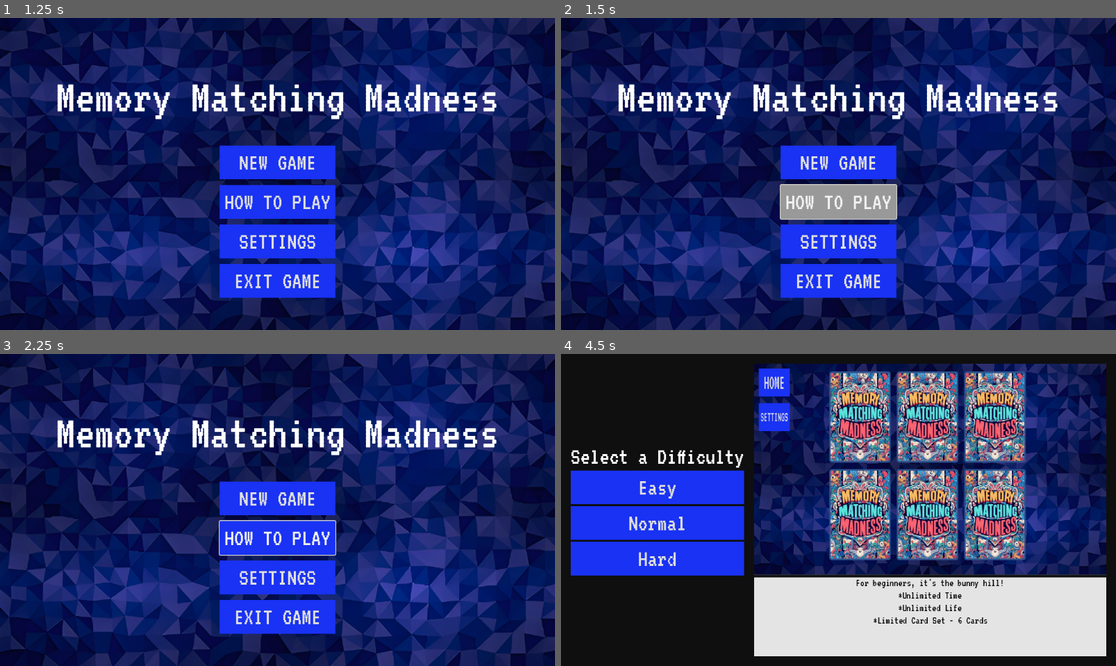
Above: before the commit, frames 1-4 (two rows, left to right).
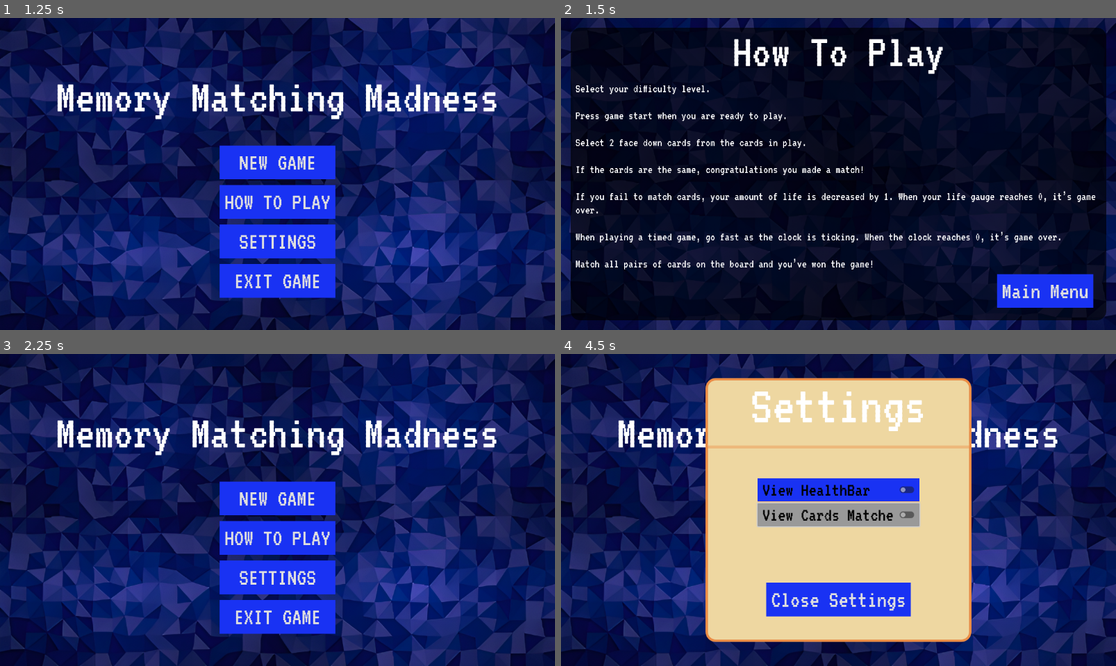
Above: after the commit, the same moments.

Repository: BeesOffRice/Software-Engineering-Project
Game: Godot game, scene res://Scenes/start.tscn
Same seed, same stepped clock (60 frames per second), same inputs: the game is played once before the commit and once after it.
Inputs (mouse positions are in pixels of both pictures, inside the frame that each line leads up to):
- Up to frame 1 (1.25 s): click "START" at 0.5 s
- Up to frame 2 (1.5 s): click "HOW TO PLAY" at 1.25 s
- Up to frame 3 (2.25 s): click (482, 628) at 2 s, where only the run after the commit has a clickable "Main Menu"
- Up to frame 4 (4.5 s): click "SETTINGS" at 2.75 s; click (838, 491) at 3.5 s, where only the run after the commit has a clickable "View HealthBar"; click (838, 516) at 4.25 s, where only the run after the commit has a clickable "View Cards Matched"

Frame 1 is identical in both runs. In frame 2, 90% of the frame differs, in the area x 1-99%, y 3-97%; in frame 3, 0.2%; in frame 4, 93%, in the area x 0-100%, y 0-100%.

Commit message:
Added remaining base requirements
*Players receive a warning when returning to the home scene

*Players now have the option to toggle score and health displays

*How To Play page has been added

Diff:
--- /dev/null
+++ b/Memory Matching Madness/Scenes/HowToPlay.tscn
@@ -0,0 +1,102 @@
+[gd_scene load_steps=5 format=3 uid="uid://q4glhw6fk8wy"]
+
+[ext_resource type="Script" path="res://scripts/HowToPlay.gd" id="1_a4lsa"]
+[ext_resource type="Texture2D" uid="uid://fab1s6cuanak" path="res://Assets/background.png" id="1_s7qea"]
+[ext_resource type="Theme" uid="uid://daiaoav5l0g38" path="res://Theme.tres" id="2_xrm7a"]
+
+[sub_resource type="StyleBoxFlat" id="StyleBoxFlat_ya810"]
+bg_color = Color(0, 0, 0, 0.631373)
+corner_radius_top_left = 20
+corner_radius_top_right = 20
+corner_radius_bottom_right = 20
+corner_radius_bottom_left = 20
+
+[node name="HowToPlay" type="Control"]
+layout_mode = 3
+anchors_preset = 15
+anchor_right = 1.0
+anchor_bottom = 1.0
+grow_horizontal = 2
+grow_vertical = 2
+script = ExtResource("1_a4lsa")
+
+[node name="TextureRect" type="TextureRect" parent="."]
+layout_mode = 1
+anchors_preset = 15
+anchor_right = 1.0
+anchor_bottom = 1.0
+grow_horizontal = 2
+grow_vertical = 2
+texture = ExtResource("1_s7qea")
+
+[node name="MarginContainer" type="MarginContainer" parent="TextureRect"]
+layout_mode = 1
+anchors_preset = 15
+anchor_right = 1.0
+anchor_bottom = 1.0
+grow_horizontal = 2
+grow_vertical = 2
+theme_override_constants/margin_left = 20
+theme_override_constants/margin_top = 20
+theme_override_constants/margin_right = 20
+theme_override_constants/margin_bottom = 20
+
+[node name="Panel" type="Panel" parent="TextureRect/MarginContainer"]
+layout_mode = 2
+theme_override_styles/panel = SubResource("StyleBoxFlat_ya810")
+
+[node name="VBoxContainer" type="VBoxContainer" parent="TextureRect/MarginContainer"]
+layout_mode = 2
+theme = ExtResource("2_xrm7a")
+
+[node name="Title" type="Label" parent="TextureRect/MarginContainer/VBoxContainer"]
+layout_mode = 2
+theme_override_font_sizes/font_size = 100
+text = "How To Play"
+horizontal_alignment = 1
+
+[node name="MarginContainer" type="MarginContainer" parent="TextureRect/MarginContainer/VBoxContainer"]
+layout_mode = 2
+size_flags_vertical = 3
+theme_override_constants/margin_left = 10
+theme_override_constants/margin_top = 10
+theme_override_constants/margin_right = 10
+theme_override_constants/margin_bottom = 10
+
+[node name="Label" type="Label" parent="TextureRect/MarginContainer/VBoxContainer/MarginContainer"]
+layout_mode = 2
+size_flags_vertical = 3
+theme_override_font_sizes/font_size = 25
+text = "Select your difficulty level.
+
+Press game start when you are ready to play.
+
+Select 2 face down cards from the cards in play.
+
+If the cards are the same, congratulations you made a match!
+
+If you fail to match cards, your amount of life is decreased by 1. When your life gauge reaches 0, it’s game over.
+
+When playing a timed game, go fast as the clock is ticking. When the clock reaches 0, it’s game over.
+
+Match all pairs of cards on the board and you’ve won the game!
+                 "
+autowrap_mode = 2
+
+[node name="Button" type="Button" parent="."]
+layout_mode = 1
+anchors_preset = 3
+anchor_left = 1.0
+anchor_top = 1.0
+anchor_right = 1.0
+anchor_bottom = 1.0
+offset_left = -247.0
+offset_top = -116.0
+offset_right = -47.0
+offset_bottom = -46.0
+grow_horizontal = 0
+grow_vertical = 0
+theme = ExtResource("2_xrm7a")
+text = "Main Menu"
+
+[connection signal="pressed" from="Button" to="." method="_on_button_pressed"]
--- /dev/null
+++ b/Memory Matching Madness/Scenes/SettingsPage.tscn
@@ -0,0 +1,121 @@
+[gd_scene load_steps=5 format=3 uid="uid://cf251x3jljtha"]
+
+[ext_resource type="Script" path="res://scripts/SettingsPage.gd" id="1_2gy06"]
+[ext_resource type="FontFile" uid="uid://k0qx5ptaveo4" path="res://Assets/VT323-Regular.ttf" id="1_xkorb"]
+
+[sub_resource type="StyleBoxFlat" id="StyleBoxFlat_r56j3"]
+bg_color = Color(0.933333, 0.843137, 0.631373, 1)
+border_width_left = 5
+border_width_top = 5
+border_width_right = 5
+border_width_bottom = 5
+border_color = Color(0.921569, 0.552941, 0.27451, 1)
+corner_radius_top_left = 20
+corner_radius_top_right = 20
+corner_radius_bottom_right = 20
+corner_radius_bottom_left = 20
+
+[sub_resource type="StyleBoxFlat" id="StyleBoxFlat_m2gga"]
+bg_color = Color(0.921569, 0.552941, 0.27451, 1)
+border_width_left = 3
+border_width_top = 3
+border_width_right = 3
+border_width_bottom = 3
+border_color = Color(0.921569, 0.552941, 0.27451, 0.415686)
+
+[node name="SettingsPage" type="Control" node_paths=PackedStringArray("healthOpt", "cardOpt")]
+process_mode = 2
+layout_mode = 3
+anchors_preset = 15
+anchor_right = 1.0
+anchor_bottom = 1.0
+grow_horizontal = 2
+grow_vertical = 2
+size_flags_horizontal = 0
+script = ExtResource("1_2gy06")
+healthOpt = NodePath("MarginContainer/SettingsContainer/Option Margin/OptionsContainer/HealthBar")
+cardOpt = NodePath("MarginContainer/SettingsContainer/Option Margin/OptionsContainer/CardCount")
+
+[node name="MarginContainer" type="MarginContainer" parent="."]
+layout_mode = 1
+anchors_preset = 15
+anchor_right = 1.0
+anchor_bottom = 1.0
+grow_horizontal = 2
+grow_vertical = 2
+pivot_offset = Vector2(1287, 154)
+theme_override_constants/margin_left = 300
+theme_override_constants/margin_top = 50
+theme_override_constants/margin_right = 300
+theme_override_constants/margin_bottom = 50
+
+[node name="Panel" type="Panel" parent="MarginContainer"]
+layout_mode = 2
+theme_override_styles/panel = SubResource("StyleBoxFlat_r56j3")
+
+[node name="SettingsContainer" type="VBoxContainer" parent="MarginContainer"]
+layout_mode = 2
+theme_override_constants/separation = 26
+
+[node name="SettingsTitle" type="Label" parent="MarginContainer/SettingsContainer"]
+layout_mode = 2
+theme_override_fonts/font = ExtResource("1_xkorb")
+theme_override_font_sizes/font_size = 114
+text = "Settings"
+horizontal_alignment = 1
+autowrap_mode = 2
+
+[node name="HSeparator" type="HSeparator" parent="MarginContainer/SettingsContainer"]
+layout_mode = 2
+theme_override_styles/separator = SubResource("StyleBoxFlat_m2gga")
+
+[node name="Option Margin" type="MarginContainer" parent="MarginContainer/SettingsContainer"]
+layout_mode = 2
+size_flags_horizontal = 4
+size_flags_vertical = 6
+theme_override_constants/margin_left = 20
+theme_override_constants/margin_right = 20
+
+[node name="ColorRect" type="ColorRect" parent="MarginContainer/SettingsContainer/Option Margin"]
+layout_mode = 2
+color = Color(0.921569, 0.552941, 0.27451, 0.415686)
+
+[node name="OptionsContainer" type="VBoxContainer" parent="MarginContainer/SettingsContainer/Option Margin"]
+layout_mode = 2
+
+[node name="HealthBar" type="CheckButton" parent="MarginContainer/SettingsContainer/Option Margin/OptionsContainer"]
+layout_mode = 2
+theme_override_colors/font_color = Color(0, 0, 0, 1)
+theme_override_colors/font_pressed_color = Color(0, 0, 0, 1)
+theme_override_colors/font_hover_color = Color(0, 0, 0, 1)
+theme_override_colors/font_hover_pressed_color = Color(0, 0, 0, 1)
+theme_override_colors/font_focus_color = Color(0, 0, 0, 1)
+theme_override_colors/font_disabled_color = Color(0, 0, 0, 1)
+theme_override_colors/font_outline_color = Color(0, 0, 0, 1)
+theme_override_fonts/font = ExtResource("1_xkorb")
+theme_override_font_sizes/font_size = 40
+text = "View HealthBar"
+
+[node name="CardCount" type="CheckButton" parent="MarginContainer/SettingsContainer/Option Margin/OptionsContainer"]
+layout_mode = 2
+theme_override_colors/font_color = Color(0, 0, 0, 1)
+theme_override_colors/font_pressed_color = Color(0, 0, 0, 1)
+theme_override_colors/font_hover_color = Color(0, 0, 0, 1)
+theme_override_colors/font_hover_pressed_color = Color(0, 0, 0, 1)
+theme_override_colors/font_focus_color = Color(0, 0, 0, 1)
+theme_override_colors/font_disabled_color = Color(0, 0, 0, 1)
+theme_override_colors/font_outline_color = Color(0, 0, 0, 1)
+theme_override_fonts/font = ExtResource("1_xkorb")
+theme_override_font_sizes/font_size = 40
+text = "View Cards Matched"
+
+[node name="CloseSettingsBtn" type="Button" parent="MarginContainer/SettingsContainer"]
+layout_mode = 2
+size_flags_horizontal = 4
+size_flags_vertical = 6
+theme_override_fonts/font = ExtResource("1_xkorb")
+theme_override_font_sizes/font_size = 50
+text = "Close Settings
+"
+
+[connection signal="pressed" from="MarginContainer/SettingsContainer/CloseSettingsBtn" to="." method="_on_close_settings_btn_pressed"]
--- a/Memory Matching Madness/Scenes/difficulty.tscn
+++ b/Memory Matching Madness/Scenes/difficulty.tscn
@@ -8,6 +8,9 @@
 [ext_resource type="PackedScene" uid="uid://bv1xyji1r01xl" path="res://Scenes/HealthBar.tscn" id="5_rrloi"]
 [ext_resource type="Theme" uid="uid://daiaoav5l0g38" path="res://Theme.tres" id="6_7xdxo"]
 [ext_resource type="Script" path="res://scripts/HardTimer.gd" id="6_mcgrc"]
+[ext_resource type="PackedScene" uid="uid://boj8kyi0vdy1n" path="res://Scenes/home_alert.tscn" id="9_v7y3y"]
+[ext_resource type="PackedScene" uid="uid://cf251x3jljtha" path="res://Scenes/SettingsPage.tscn" id="10_dcqou"]
+[ext_resource type="Script" path="res://scripts/CardCount.gd" id="11_1mp3q"]
 
 [sub_resource type="GDScript" id="GDScript_q0h8r"]
 script/source = "extends VBoxContainer
@@ -101,6 +104,38 @@
 theme_override_font_sizes/font_size = 50
 text = "SETTINGS"
 
+[node name="HomeAlert" parent="." instance=ExtResource("9_v7y3y")]
+visible = false
+
+[node name="SettingsPage" parent="." instance=ExtResource("10_dcqou")]
+pivot_offset = Vector2(-713, 309)
+
+[node name="CardCount" type="HBoxContainer" parent="."]
+anchors_preset = 3
+anchor_left = 1.0
+anchor_top = 1.0
+anchor_right = 1.0
+anchor_bottom = 1.0
+offset_left = -118.0
+offset_top = -53.0
+offset_right = -9.0
+offset_bottom = -8.0
+grow_horizontal = 0
+grow_vertical = 0
+script = ExtResource("11_1mp3q")
+
+[node name="CardCountLabel" type="Label" parent="CardCount"]
+layout_mode = 2
+theme_override_font_sizes/font_size = 30
+text = "Score:"
+
+[node name="ScoreLabel" type="Label" parent="CardCount"]
+layout_mode = 2
+theme_override_font_sizes/font_size = 30
+text = "0"
+
 [connection signal="timeout" from="HardTimer" to="." method="_on_hard_timer_timeout"]
 [connection signal="pressed" from="GameUIButtons/HomeBtn" to="." method="_on_home_btn_pressed"]
 [connection signal="pressed" from="GameUIButtons/SettingsBtn" to="." method="_on_settings_btn_pressed"]
+[connection signal="AlertBtnPress" from="HomeAlert" to="." method="_on_home_alert_alert_btn_press"]
+[connection signal="SettingsBtnPress" from="SettingsPage" to="." method="_on_settings_page_settings_btn_press"]
--- /dev/null
+++ b/Memory Matching Madness/Scenes/home_alert.tscn
@@ -0,0 +1,78 @@
+[gd_scene load_steps=3 format=3 uid="uid://boj8kyi0vdy1n"]
+
+[ext_resource type="Theme" uid="uid://daiaoav5l0g38" path="res://Theme.tres" id="1_inbnk"]
+[ext_resource type="Script" path="res://scripts/home_alert.gd" id="2_yymwt"]
+
+[node name="HomeAlert" type="Control"]
+process_mode = 2
+layout_mode = 3
+anchors_preset = 15
+anchor_right = 1.0
+anchor_bottom = 1.0
+grow_horizontal = 2
+grow_vertical = 2
+theme = ExtResource("1_inbnk")
+script = ExtResource("2_yymwt")
+
+[node name="ColorRect" type="ColorRect" parent="."]
+layout_mode = 1
+anchors_preset = 8
+anchor_left = 0.5
+anchor_top = 0.5
+anchor_right = 0.5
+anchor_bottom = 0.5
+offset_left = -20.0
+offset_top = -20.0
+offset_right = 20.0
+offset_bottom = 20.0
+grow_horizontal = 2
+grow_vertical = 2
+scale = Vector2(10.0979, 13.0477)
+pivot_offset = Vector2(20, 20)
+
+[node name="VBoxContainer" type="VBoxContainer" parent="."]
+layout_mode = 1
+anchors_preset = 15
+anchor_right = 1.0
+anchor_bottom = 1.0
+offset_left = 381.0
+offset_top = 67.0
+offset_right = 381.0
+offset_bottom = 134.0
+grow_horizontal = 2
+grow_vertical = 2
+scale = Vector2(0.3377, 0.704104)
+
+[node name="Label" type="Label" parent="VBoxContainer"]
+layout_mode = 2
+theme_override_colors/font_color = Color(0, 0, 0, 1)
+theme_override_font_sizes/font_size = 291
+text = "Warning"
+horizontal_alignment = 1
+
+[node name="Message" type="Label" parent="VBoxContainer"]
+layout_mode = 2
+size_flags_vertical = 6
+theme_override_colors/font_color = Color(0, 0, 0, 1)
+text = "You will lose all your game progress, would you like to continue to the main menu?"
+horizontal_alignment = 1
+autowrap_mode = 2
+
+[node name="HBoxContainer" type="HBoxContainer" parent="VBoxContainer"]
+layout_mode = 2
+size_flags_vertical = 2
+size_flags_stretch_ratio = 2.15
+alignment = 1
+
+[node name="Yes" type="Button" parent="VBoxContainer/HBoxContainer"]
+layout_mode = 2
+size_flags_horizontal = 3
+text = "Yes"
+
+[node name="No" type="Button" parent="VBoxContainer/HBoxContainer"]
+layout_mode = 2
+size_flags_horizontal = 3
+text = "No"
+
+[connection signal="pressed" from="VBoxContainer/HBoxContainer/Yes" to="." method="_on_yes_pressed"]
+[connection signal="pressed" from="VBoxContainer/HBoxContainer/No" to="." method="_on_no_pressed"]
--- a/Memory Matching Madness/Scenes/mainMenu.tscn
+++ b/Memory Matching Madness/Scenes/mainMenu.tscn
@@ -1,9 +1,10 @@
-[gd_scene load_steps=5 format=3 uid="uid://btqme6oqe5htg"]
+[gd_scene load_steps=6 format=3 uid="uid://btqme6oqe5htg"]
 
 [ext_resource type="Theme" uid="uid://daiaoav5l0g38" path="res://Theme.tres" id="1_xn6n0"]
 [ext_resource type="Script" path="res://scripts/mainMenu.gd" id="2_0xx6u"]
 [ext_resource type="Script" path="res://scripts/exitButton.gd" id="2_wm00h"]
 [ext_resource type="Texture2D" uid="uid://fab1s6cuanak" path="res://Assets/background.png" id="3_aqhuc"]
+[ext_resource type="PackedScene" uid="uid://cf251x3jljtha" path="res://Scenes/SettingsPage.tscn" id="5_dcajn"]
 
 [node name="MainMenu" type="Control"]
 layout_mode = 3
@@ -72,5 +73,11 @@
 text = "EXIT GAME"
 script = ExtResource("2_wm00h")
 
+[node name="SettingsPage" parent="." instance=ExtResource("5_dcajn")]
+layout_mode = 1
+
 [connection signal="pressed" from="MarginContainer/VBoxContainer/MenuButtons/New Game" to="." method="_on_new_game_pressed"]
+[connection signal="pressed" from="MarginContainer/VBoxContainer/MenuButtons/How To Play" to="." method="_on_how_to_play_pressed"]
+[connection signal="pressed" from="MarginContainer/VBoxContainer/MenuButtons/Settings" to="." method="_on_settings_pressed"]
 [connection signal="pressed" from="MarginContainer/VBoxContainer/MenuButtons/Exit Game" to="MarginContainer/VBoxContainer/MenuButtons/Exit Game" method="_on_pressed"]
+[connection signal="SettingsBtnPress" from="SettingsPage" to="." method="_on_settings_page_settings_btn_press"]
--- a/Memory Matching Madness/project.godot
+++ b/Memory Matching Madness/project.godot
@@ -18,6 +18,11 @@
 [autoload]
 
 Textures="*res://scripts/Textures.gd"
+Settings="*res://scripts/Settings.gd"
+
+[display]
+
+window/subwindows/embed_subwindows=false
 
 [rendering]
 
--- /dev/null
+++ b/Memory Matching Madness/scripts/CardCount.gd
@@ -0,0 +1,9 @@
+extends HBoxContainer
+
+
+# Called every frame. 'delta' is the elapsed time since the previous frame.
+func _process(_delta):
+	if(Settings.cardSetting):
+		show()
+	else:
+		hide()
--- a/Memory Matching Madness/scripts/HealthBar.gd
+++ b/Memory Matching Madness/scripts/HealthBar.gd
@@ -13,6 +13,10 @@
 
 # Called every frame. 'delta' is the elapsed time since the previous frame.
 func _process(delta):
+	if(Settings.healthSetting):
+		show()
+	else:
+		hide()
 	changeBarColor()
 
 
--- /dev/null
+++ b/Memory Matching Madness/scripts/HowToPlay.gd
@@ -0,0 +1,17 @@
+extends Control
+
+signal SwitchScene
+
+# Called when the node enters the scene tree for the first time.
+func _ready():
+	pass # Replace with function body.
+
+
+# Called every frame. 'delta' is the elapsed time since the previous frame.
+func _process(delta):
+	pass
+
+
+
+func _on_button_pressed():
+	SwitchScene.emit("MainMenu")
--- a/Memory Matching Madness/scripts/SceneSwitcher.gd
+++ b/Memory Matching Madness/scripts/SceneSwitcher.gd
@@ -55,6 +55,9 @@
 			currentScene.queue_free()
 			currentScene = newScene
 			currentScene.setLevel("hard")
-		"Settings":
-			#TODO implement a settings scene
-			pass
+		"HowToPlay":
+			newScene = load("res://Scenes/HowToPlay.tscn").instantiate()
+			add_child(newScene)
+			newScene.SwitchScene.connect(_on_scene_switch)
+			currentScene.queue_free()
+			currentScene = newScene
--- /dev/null
+++ b/Memory Matching Madness/scripts/Settings.gd
@@ -0,0 +1,4 @@
+extends Node
+
+var healthSetting = true
+var cardSetting = true
--- /dev/null
+++ b/Memory Matching Madness/scripts/SettingsPage.gd
@@ -0,0 +1,20 @@
+extends Control
+signal SettingsBtnPress
+@export var healthOpt : CheckButton
+@export var cardOpt : CheckButton
+
+# Called when the node enters the scene tree for the first time.
+func _ready():
+	healthOpt.button_pressed = Settings.healthSetting
+	cardOpt.button_pressed = Settings.cardSetting
+	hide()
+	#show()
+
+func _process(_delta):
+	pass
+
+func _on_close_settings_btn_pressed():
+	Settings.healthSetting=healthOpt.button_pressed
+	Settings.cardSetting=cardOpt.button_pressed
+	hide()
+	SettingsBtnPress.emit()
--- a/Memory Matching Madness/scripts/difficulty.gd
+++ b/Memory Matching Madness/scripts/difficulty.gd
@@ -1,3 +1,4 @@
+#This class handles the game mechanics
 extends Node
 
 class_name Difficulty
@@ -15,6 +16,7 @@
 
 signal GameOver
 signal NotMatched
+signal ScoreUpdated
 signal MaxCardsFlipped
 
 #spawns all of the cards in
@@ -56,6 +58,7 @@
 	setAllCanFlip(false)
 	if checkMatch():
 		score+=1
+		ScoreUpdated.emit(score)
 		#destroys cards and resets the flipped counter
 		await get_tree().create_timer(0.5).timeout
 		for c in cards:
--- a/Memory Matching Madness/scripts/difficultyController.gd
+++ b/Memory Matching Madness/scripts/difficultyController.gd
@@ -1,5 +1,5 @@
+#This class handles all of the game UI updates and button presses
 extends Node
-
 var levels :Dictionary = {}
 var currentLevel : String
 var gameResults : String
@@ -7,7 +7,7 @@
 # Called when the node enters the scene tree for the first time.
 func _ready():
 	for child in get_children():
-		if child != $Background and child != $GameUIButtons:
+		if child != $Background and child != $GameUIButtons and child!=$HomeAlert and child != $SettingsPage and child!=$CardCount:
 			levels[child.name.to_lower()] = child
 			self.remove_child(child)
 
@@ -21,6 +21,10 @@
 	var difficulty = levels[lvlName]
 	self.add_child(difficulty)
 	difficulty.NotMatched.connect(_on_not_matched)
+	difficulty.ScoreUpdated.connect(_on_score_updated)
+
+	if(lvlName=="easy"):
+		$SettingsPage.healthOpt.disabled=true
 
 	#if the difficulty isn't easy, add a healthbar and set its values
 	if(lvlName!="easy"):
@@ -34,6 +38,7 @@
 		timer.start()
 
 	difficulty.GameOver.connect(_on_game_over)
+	$HomeAlert.move_to_front()
 
 func _on_not_matched(lvl,value):
 	#if health bar exists, update the health bar
@@ -54,8 +59,26 @@
 
 
 func _on_settings_btn_pressed():
-	SwitchScene.emit("Settings")
+	$SettingsPage.move_to_front()
+	get_tree().paused=true
+	$SettingsPage.show()
 
 
 func _on_home_btn_pressed():
-	SwitchScene.emit("MainMenu")
+	get_tree().paused = true
+	$HomeAlert.show()
+	#SwitchScene.emit("MainMenu")
+
+
+func _on_home_alert_alert_btn_press(btn):
+	get_tree().paused = false
+	if(btn == "yes"):
+		print(btn)
+		SwitchScene.emit("MainMenu")
+
+
+func _on_settings_page_settings_btn_press():
+	get_tree().paused=false
+
+func _on_score_updated(score):
+	$CardCount/ScoreLabel.text = str(score)
--- /dev/null
+++ b/Memory Matching Madness/scripts/home_alert.gd
@@ -0,0 +1,20 @@
+extends Control
+signal AlertBtnPress
+
+# Called when the node enters the scene tree for the first time.
+func _ready():
+	hide()
+
+
+# Called every frame. 'delta' is the elapsed time since the previous frame.
+func _process(delta):
+	pass
+
+
+func _on_no_pressed():
+	AlertBtnPress.emit("no")
+	hide()
+
+
+func _on_yes_pressed():
+	AlertBtnPress.emit("yes")
--- a/Memory Matching Madness/scripts/mainMenu.gd
+++ b/Memory Matching Madness/scripts/mainMenu.gd
@@ -14,3 +14,16 @@
 
 func _on_new_game_pressed():
 	SwitchScene.emit("DifficultySelect")
+
+
+func _on_settings_pressed():
+	get_tree().paused=true
+	$SettingsPage.show()
+
+
+func _on_settings_page_settings_btn_press():
+	get_tree().paused=false
+
+
+func _on_how_to_play_pressed():
+	SwitchScene.emit("HowToPlay")
Not shown: 1 places in Memory Matching Madness/Scenes/difficulty.tscn that only renumber resources
Not shown, added: Memory Matching Madness/Scenes/SetD586.tmp
Not shown, added: Memory Matching Madness/Scenes/hom604A.tmp
